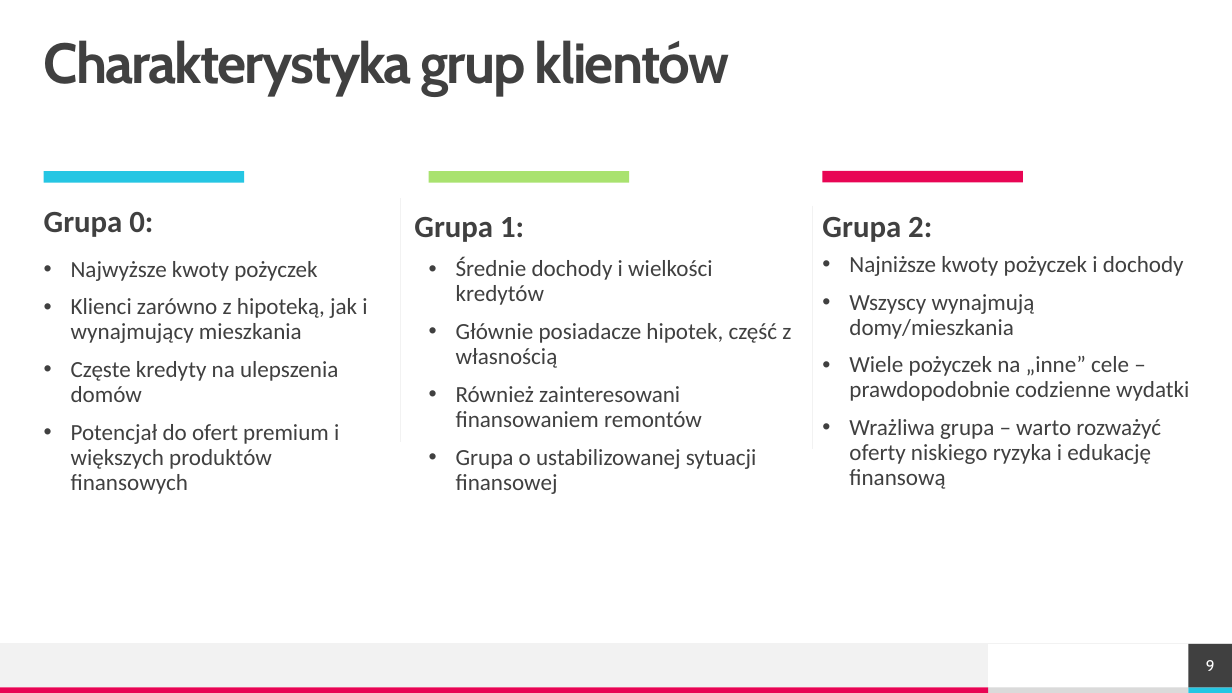
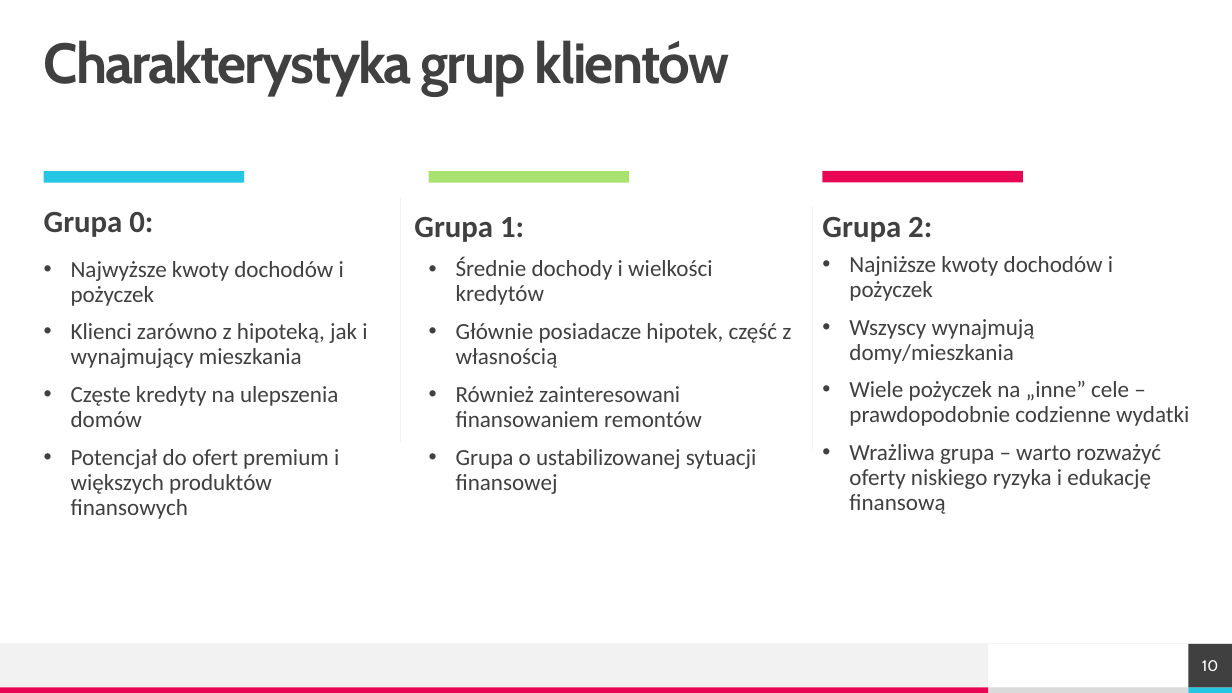
Before and after one commit to andrzejewskimaciej/ML_Intro_Projects, a slide deck: slide 10 of Project 2 - clustering/prezentacja.pptx (slide 9 before the commit). Drawn at 1232x693 pixels with LibreOffice and Linux fonts; fonts in the diff are those of the drawing. Boxes give left, top, right and bottom in pixels: in the first picture for what was removed or moved away, otherwise in the second. Text is boxed around its words. In the diff, an @@ line names an element or a change of style, - is before the commit and + after.

```diff
--- a/Project 2 - clustering/prezentacja.pptx
+++ b/Project 2 - clustering/prezentacja.pptx
@@ text at bbox=[71, 261, 344, 306]: text changed @@
-• Najwyższe kwoty pożyczek
+• Najwyższe kwoty dochodów i pożyczek
@@ text at bbox=[849, 256, 1113, 301]: text changed @@
-• Najniższe kwoty pożyczek i dochody
+• Najniższe kwoty dochodów i pożyczek
@@ page number at bbox=[1202, 660, 1218, 671]: text changed @@
-9
+10
```
Also in this commit, not shown: 1 slide added, 1 other file.
